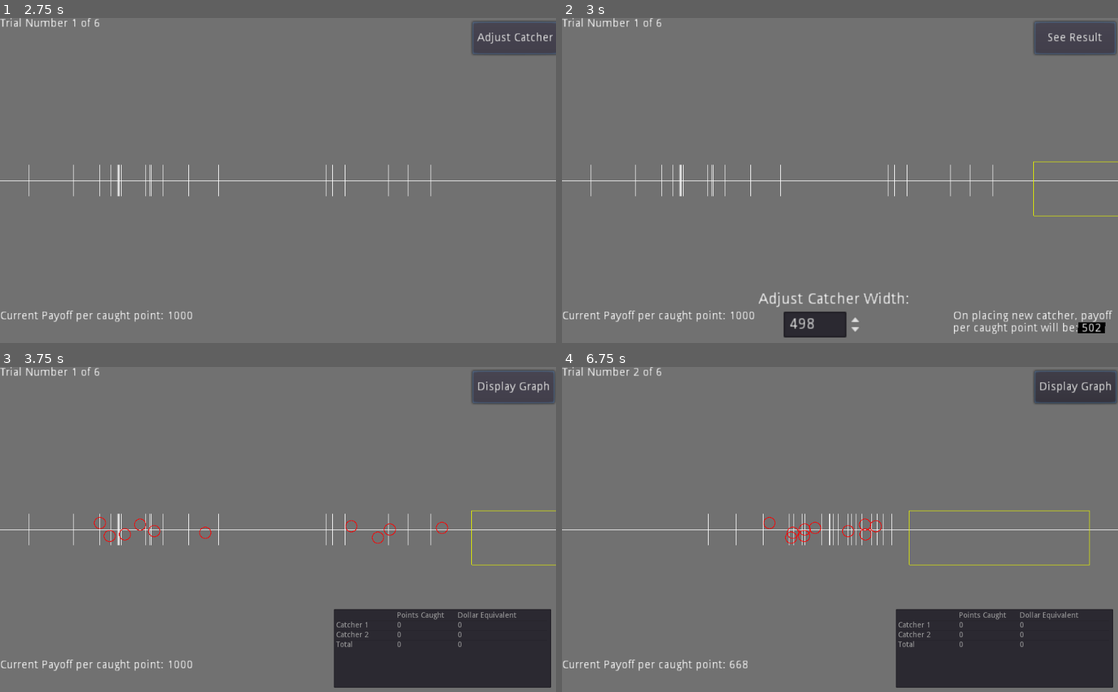
Above: before the commit, frames 1-4 (two rows, left to right).
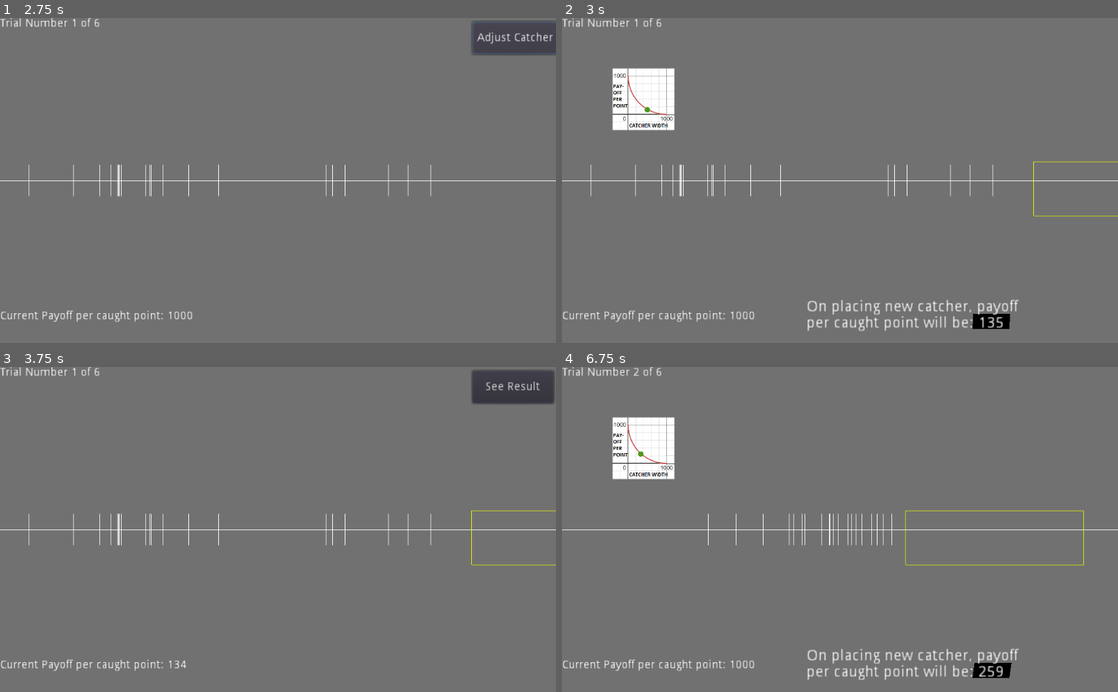
Above: after the commit, the same moments.

Repository: pb6191/bimodalGame
Game: Godot game, scene res://Menu.tscn
Same seed, same stepped clock (60 frames per second), same inputs: the game is played once before the commit and once after it.
Inputs (mouse positions are in pixels of both pictures, inside the frame that each line leads up to):
- Up to frame 1 (2.75 s): click (433, 138) at 0.52 s; type "12" at 0.6 s; click "START" at 1.25 s; click "Start Trial" at 2 s
- Up to frame 2 (3 s): click "Adjust Catcher" at 2.75 s
- Up to frame 3 (3.75 s): click (511, 386) at 3.5 s, where only the run before the commit has a clickable "See Result"
- Up to frame 4 (6.75 s): click "Display Graph" (after the commit: "See Result") at 4.25 s; click "Start Trial" (after the commit: "Display Graph") at 5 s; tap Enter at 5.75 s; move the mouse to (962, 513) at 5.77 s; hold Right (ui_right) 5.78-6.53 s; hold Space (ui_select) 5.78-6.53 s; click (962, 513) at 5.85 s; move the mouse to (728, 545) at 6.52 s; hold Down (ui_down) from 6.53 s (still down); tap Space (ui_select) at 6.6 s

Frame 1 is identical in both runs. In frame 2, 6.5% of the frame differs, in the area x 9-100%, y 0-99%; in frame 3, 9.8%; in frame 4, 14%.

Commit message:
add dynamic plot

Diff:
--- a/Main.gd
+++ b/Main.gd
@@ -72,6 +72,7 @@
 var caughtIn1 = 0
 var caughtIn2 = 0
 var drawGraph = false
+var draw2ndGraph = false
 
 var changeWidth = 0
 var payoffTrial = 1000
@@ -92,6 +93,8 @@
 			drawing.push_back(Vector2(i+offset, yPoint))
 		for index_point in range(1999):
 			draw_line(drawing[index_point], drawing[index_point + 1], Color(1, 1, 1, 1))
+	if draw2ndGraph == true:
+		draw_circle(Vector2(122+( $"SpinBox2".value +1000 - sqrt((2000 * payoffTrial) - (payoffTrial * payoffTrial)) )/1000*71, 108+(1000-( 1000 - sqrt(   1000000 - ( $"SpinBox2".value - sqrt((2000 * payoffTrial) - (payoffTrial * payoffTrial)) ) * ( $"SpinBox2".value - sqrt((2000 * payoffTrial) - (payoffTrial * payoffTrial)) )     )) )/1000*71), 5.0, Color(0.3, 0.6, 0.1, 1))
 
 func sum(arr:Array):
 	var result = 0
@@ -195,6 +198,24 @@
 	timeElapsedSinceGameStart = timeElapsedSinceGameStart + delta
 	timeElapsedSinceLastLog = timeElapsedSinceLastLog + delta
 	if $"Button".text == txt3:
+		if Input.is_action_just_pressed("lmb"):
+			readyclick = 1
+		if Input.is_action_just_released("lmb") and readyclick == 1 and !($"Sprite3".position.x<0):
+			readyclick = 0
+			spawnOneCatcherLMB()
+			catchersPlaced = catchersPlaced + 1
+			draw2ndGraph = false
+			update()
+			$"RichTextLabel2".visible = false
+			$"Sprite6".visible = false
+			$"Sprite7".visible = false
+			$"Button".visible = true
+			if global.catchersAllowed == 2:
+				var jitter = randi() % 51 + 275
+				$"Sprite2".position.y = jitter
+				$"Sprite3".position.y = jitter
+				$"Sprite4".position.y = jitter + 50
+				$"Sprite5".position.y = jitter - 50
 		if catcheroutside == 0 and catchersPlaced < global.catchersAllowed:
 			if Input.is_action_pressed("ui_right"):
 				$"Sprite2".position.x +=1
@@ -207,6 +228,57 @@
 			if Input.is_action_pressed("ui_down") and $"SpinBox2".value>=1:
 				$"SpinBox2".value -=1
 			$"Sprite3".position.x =$"Sprite2".position.x + 2*startingCatcherWidth
+			if Input.is_action_pressed("ui_select") and !($"Sprite3".position.x<0):
+				$"Button".visible = true
+				spawnOneCatcherLMB()
+				catchersPlaced = catchersPlaced + 1
+				if global.catchersAllowed == 2:
+					var jitter = randi() % 51 + 275
+					$"Sprite2".position.y = jitter
+					$"Sprite3".position.y = jitter
+					$"Sprite4".position.y = jitter + 50
+					$"Sprite5".position.y = jitter - 50
+
+				draw2ndGraph = false
+				$"Sprite7".visible = false
+				update()
+				spawnTen()
+				$"ItemList".visible = true
+				$"ItemList".add_item(" ", null, false)
+				$"ItemList".add_item("Points Caught", null, false)
+				$"ItemList".add_item("Payoff Equivalent", null, false)
+				$"ItemList".add_item("Total", null, false)
+				$"ItemList".add_item(str(caughtIn1+caughtIn2), null, false)
+				$"ItemList".add_item(str((caughtIn1+caughtIn2)*payoffTrial), null, false)
+
+				if global.numPlayed == 1 and (trialNum+1) == 50: # this should always be 50 given there are atleast 50 test trials, because this is for one shot payment
+					global.sess1var1 = str(caughtIn1)
+					global.sess1var2 = str(caughtIn1 * payoffTrial)
+					global.sess1var3 = str(caughtIn2)
+					global.sess1var4 = str(caughtIn2 * payoffTrial)
+					global.sess1var5 = str(caughtIn1+caughtIn2)
+					global.sess1var6 = str((caughtIn1+caughtIn2)*payoffTrial)
+
+				if global.numPlayed == 2 and (trialNum+1) == 50: # this should always be 50 given there are atleast 50 test trials, because this is for one shot payment
+					global.sess2var1 = str(caughtIn1)
+					global.sess2var2 = str(caughtIn1 * payoffTrial)
+					global.sess2var3 = str(caughtIn2)
+					global.sess2var4 = str(caughtIn2 * payoffTrial)
+					global.sess2var5 = str(caughtIn1+caughtIn2)
+					global.sess2var6 = str((caughtIn1+caughtIn2)*payoffTrial)
+
+				var time2 = OS.get_time()
+				var time_return2 = String(time2.hour) +":"+String(time2.minute)+":"+String(time2.second)
+				saveOutput.append(time_return2+","+str(trialNum+1)+ "," + str(timeElapsedSinceGameStart) + "," + str(timeElapsedSinceLastLog) + "," + str(offset - int(FULLdisArr1[FULLindexArr1[trialNum]]/2)) + "," + str(offset + int(FULLdisArr1[FULLindexArr1[trialNum]]/2)) + "," + str(SDmultiplierUnimodal*FULLdevArr1[FULLindexArr1[trialNum]]) + "," + strListXs + "," + firstCatcherLeftEdge + "," + firstCatcherRightEdge + "," + secondCatcherLeftEdge + "," + secondCatcherRightEdge + "," + finalstrListXs + "," + str(payoffTrial) + "," + str(caughtIn1) + "," + str(caughtIn2) + "," + str(caughtIn1*payoffTrial) + "," + str(caughtIn2*payoffTrial) )
+				timeElapsedSinceLastLog = 0
+
+				if (global.playItertn == 1) or ("testing" in global.participCode):
+					$"Button".text = txt3mid
+				else:
+					if (trialNum+1)==totalTrials:
+						$"Button".text = "Main Screen"
+					else:
+						$"Button".text = txt1
 		else:
 			$"Sprite2".position.x = -20
 			$"Sprite3".position.x = -20
@@ -221,22 +293,13 @@
 		$"Sprite5".position.x = ($"Sprite3".position.x + $"Sprite2".position.x)/2
 		$"Sprite4".scale.x = ($"Sprite3".position.x - $"Sprite2".position.x)
 		$"Sprite5".scale.x = ($"Sprite3".position.x - $"Sprite2".position.x)
-		if Input.is_action_just_pressed("lmb"):
-			readyclick = 1
-		if Input.is_action_just_released("lmb") and readyclick == 1 and !($"Sprite3".position.x<0):
-			readyclick = 0
-			spawnOneCatcher()
-			catchersPlaced = catchersPlaced + 1
-			var jitter = randi() % 51 + 275
-			$"Sprite2".position.y = jitter
-			$"Sprite3".position.y = jitter
-			$"Sprite4".position.y = jitter + 50
-			$"Sprite5".position.y = jitter - 50
+
 		if changeWidth == 1:
+			update()
 			startingCatcherWidth = int($"SpinBox2".value / 2)
 			$"RichTextLabel2".visible = true
 			$"Sprite6".visible = true
-			$"RichTextLabel2".bbcode_text = "On placing new catcher, payoff per caught point will be: [b][i]"+str(payoffTrial-(int($"SpinBox2".value / 1))*1)+"[/i][/b]"
+			$"RichTextLabel2".bbcode_text = "On placing new catcher, payoff per caught point will be: [b][i]"+str(int( 1000 - sqrt(   1000000 - ( $"SpinBox2".value - sqrt((2000 * payoffTrial) - (payoffTrial * payoffTrial)) ) * ( $"SpinBox2".value - sqrt((2000 * payoffTrial) - (payoffTrial * payoffTrial)) )     ))) +"[/i][/b]"
 	else:
 		$"RichTextLabel2".visible = false
 		$"Sprite6".visible = false
@@ -402,7 +465,7 @@
 			get_node("Node/"+traceFolderName).add_child(temp3)
 			get_node("Node/"+traceFolderName).add_child(temp4)
 
-func spawnOneCatcher():
+func spawnOneCatcherSPACE():
 	global.win -= catcherCost
 	#$"RichTextLabel2".text = "Total Balance in Dollars: "+str(global.win)
 	print("catcher placed")
@@ -413,13 +476,56 @@
 	if catchersPlaced == 1:
 		secondCatcherLeftEdge = str($"Sprite2".position.x)
 		secondCatcherRightEdge = str($"Sprite3".position.x)
-	for n1 in range($"Sprite2".position.x, $"Sprite3".position.x):
+	for n1 in range($"Sprite2".position.x, $"Sprite3".position.x + 1):
 		greenlist.append(n1)
 		if catchersPlaced == 0:
 			greenlistCatcher1.append(n1)
 		if catchersPlaced == 1:
 			greenlistCatcher2.append(n1)
-	payoffTrial = 1000 - greenlist.size()
+	# payoffTrial = 1000 - greenlist.size() # linear
+	payoffTrial = int (1000 - sqrt(1000000 - ( (greenlist.size()-1000)*(greenlist.size()-1000) ) ) ) #quadratic
+	$"RichTextLabel3".text = "Current Payoff per caught point: "+str(payoffTrial)
+	if catchersPlaced == 0 and global.catchersAllowed == 2:
+		if has_node("Sprite2"):
+			catchersp2 = $"Sprite2".duplicate()
+			catchersp2.set_name(generate_word(characters, 10))
+			get_node("Catcher/"+catchFolderName).add_child(catchersp2)
+		if has_node("Sprite3"):
+			catchersp3 = $"Sprite3".duplicate()
+			catchersp3.set_name(generate_word(characters, 10))
+			get_node("Catcher/"+catchFolderName).add_child(catchersp3)
+		if has_node("Sprite4"):
+			catchersp4 = $"Sprite4".duplicate()
+			catchersp4.set_name(generate_word(characters, 10))
+			get_node("Catcher/"+catchFolderName).add_child(catchersp4)
+		if has_node("Sprite5"):
+			catchersp5 = $"Sprite5".duplicate()
+			catchersp5.set_name(generate_word(characters, 10))
+			get_node("Catcher/"+catchFolderName).add_child(catchersp5)
+
+func spawnOneCatcherLMB():
+	global.win -= catcherCost
+	if catchersPlaced == 0 and global.catchersAllowed == 2:
+		changeWidth = 1
+	else:
+		changeWidth = 0
+	#$"RichTextLabel2".text = "Total Balance in Dollars: "+str(global.win)
+	print("catcher placed")
+	numcatchers += 1
+	if catchersPlaced == 0:
+		firstCatcherLeftEdge = str($"Sprite2".position.x)
+		firstCatcherRightEdge = str($"Sprite3".position.x)
+	if catchersPlaced == 1:
+		secondCatcherLeftEdge = str($"Sprite2".position.x)
+		secondCatcherRightEdge = str($"Sprite3".position.x)
+	for n1 in range($"Sprite2".position.x, $"Sprite3".position.x + 1):
+		greenlist.append(n1)
+		if catchersPlaced == 0:
+			greenlistCatcher1.append(n1)
+		if catchersPlaced == 1:
+			greenlistCatcher2.append(n1)
+	# payoffTrial = 1000 - greenlist.size() # linear
+	payoffTrial = int (1000 - sqrt(1000000 - ( (greenlist.size()-1000)*(greenlist.size()-1000) ) ) ) #quadratic
 	$"RichTextLabel3".text = "Current Payoff per caught point: "+str(payoffTrial)
 	if has_node("Sprite2"):
 		catchersp2 = $"Sprite2".duplicate()
@@ -447,6 +553,8 @@
 		caughtIn2 = 0
 		freshPress = false
 		drawGraph = false
+		draw2ndGraph = false
+		$"Sprite7".visible = false
 		#$"RichTextLabel2".text = "Total Balance in Dollars: "+str(global.win)
 		update()
 		trialNum +=1
@@ -503,12 +611,17 @@
 		var startingCatcherWidth = (randi() % 1000) + 1
 		$"ItemList".visible = false
 		freshPress = false
+		draw2ndGraph = true
+		$"Sprite7".visible = true
+		update()
 		modesSaid = $"SpinBox".value
 		$"RichTextLabel4".visible = false
 		$"SpinBox".visible = false
-		$"RichTextLabel5".visible = true
+		# $"RichTextLabel5".visible = true # uncomment if need to use spinbox for adjusting cather width
 		$"SpinBox2".value = startingCatcherWidth
-		$"SpinBox2".visible = true
+
+		# $"SpinBox2".visible = true # uncomment if need to use spinbox for adjusting cather width
+
 		changeWidth = 1
 		#$"CheckBox".pressed = true
 		#$"CheckBox".visible = true
@@ -527,9 +640,17 @@
 		$"Sprite3".visible = true
 		$"Sprite4".visible = true
 		$"Sprite5".visible = true
+
+		print(catchersPlaced)
+		print("catcher LOCATION"+str($"Sprite2".position.x)+"AND"+str($"Sprite2".position.y)+"AND"+str($"Sprite2".visible)+$"Button".text)
 		$"Button".text = txt3
+		$"Button".visible = false # using space bar - "ui_select"
+		catcheroutside = 0 # using space bar - "ui_select"
 	if $"Button".text == txt3 and freshPress == true:
 		freshPress = false
+		draw2ndGraph = false
+		$"Sprite7".visible = false
+		update()
 		$"RichTextLabel5".visible = false
 		$"SpinBox2".visible = false
 		#$"CheckBox".visible = false
@@ -545,13 +666,13 @@
 		$"ItemList".visible = true
 		$"ItemList".add_item(" ", null, false)
 		$"ItemList".add_item("Points Caught", null, false)
-		$"ItemList".add_item("Dollar Equivalent", null, false)
-		$"ItemList".add_item("Catcher 1", null, false)
-		$"ItemList".add_item(str(caughtIn1), null, false)
-		$"ItemList".add_item(str(caughtIn1 * payoffTrial), null, false)
-		$"ItemList".add_item("Catcher 2", null, false)
-		$"ItemList".add_item(str(caughtIn2), null, false)
-		$"ItemList".add_item(str(caughtIn2 * payoffTrial), null, false)
+		$"ItemList".add_item("Payoff Equivalent", null, false)
+		#$"ItemList".add_item("Catcher 1", null, false)
+		#$"ItemList".add_item(str(caughtIn1), null, false)
+		#$"ItemList".add_item(str(caughtIn1 * payoffTrial), null, false)
+		#$"ItemList".add_item("Catcher 2", null, false)
+		#$"ItemList".add_item(str(caughtIn2), null, false)
+		#$"ItemList".add_item(str(caughtIn2 * payoffTrial), null, false)
 		$"ItemList".add_item("Total", null, false)
 		$"ItemList".add_item(str(caughtIn1+caughtIn2), null, false)
 		$"ItemList".add_item(str((caughtIn1+caughtIn2)*payoffTrial), null, false)
@@ -588,6 +709,8 @@
 		$"ItemList".visible = false
 		freshPress = false
 		drawGraph = true
+		draw2ndGraph = false
+		$"Sprite7".visible = false
 		update()
 		if (trialNum+1)==totalTrials:
 			$"Button".text = "Main Screen"
@@ -609,6 +732,8 @@
 		$"ItemList".visible = false
 		freshPress = false
 		drawGraph = false
+		draw2ndGraph = false
+		$"Sprite7".visible = false
 		update()
 		if (global.back2backDesign == 1):
 			if global.playItertn == 1:
--- a/Main.tscn
+++ b/Main.tscn
@@ -9,6 +9,7 @@
 [ext_resource path="res://catcher_buttongroup.tres" type="ButtonGroup" id=7]
 [ext_resource path="res://pngfind.com-white-circles-png-3619117.png" type="Texture" id=8]
 [ext_resource path="res://wind_2d.shader" type="Shader" id=9]
+[ext_resource path="res://PLOT.png" type="Texture" id=10]
 
 [sub_resource type="ShaderMaterial" id=1]
 shader = ExtResource( 9 )
@@ -25,6 +26,13 @@
 [node name="Node2D" type="Node2D"]
 script = ExtResource( 1 )
 
+[node name="Sprite7" type="Sprite" parent="."]
+visible = false
+position = Vector2( 150, 150 )
+scale = Vector2( 0.5, 0.5 )
+z_index = -1
+texture = ExtResource( 10 )
+
 [node name="Sprite" type="Sprite" parent="."]
 position = Vector2( 900, 300 )
 scale = Vector2( 3050, 1 )
@@ -91,17 +99,17 @@
 visible = false
 modulate = Color( 0, 0, 0, 1 )
 material = SubResource( 1 )
-position = Vector2( 975, 572 )
-scale = Vector2( 50, 20 )
+position = Vector2( 790, 560 )
+scale = Vector2( 68, 28 )
 texture = ExtResource( 2 )
 
 [node name="RichTextLabel2" type="RichTextLabel" parent="."]
 visible = false
-margin_left = 720.0
-margin_top = 540.0
-margin_right = 920.0
-margin_bottom = 580.0
-rect_scale = Vector2( 1.5, 1.5 )
+margin_left = 450.0
+margin_top = 520.0
+margin_right = 650.0
+margin_bottom = 560.0
+rect_scale = Vector2( 2, 2 )
 bbcode_enabled = true
 __meta__ = {
 "_edit_use_anchors_": false
--- a/RichTextLabellast.gd
+++ b/RichTextLabellast.gd
@@ -11,26 +11,28 @@
 	$".".text = "Please note down your code - " + global.participCode + ". You will need it for reimbursement. You will be paid for trial #50 in session(s) and your total is as follows:"
 	$"../ItemList".add_item(" ", null, false)
 	$"../ItemList".add_item("Points Caught", null, false)
-	$"../ItemList".add_item("Dollar Equivalent", null, false)
-	$"../ItemList".add_item("Session 1 Catcher 1", null, false)
-	$"../ItemList".add_item(global.sess1var1, null, false)
-	$"../ItemList".add_item(global.sess1var2, null, false)
-	$"../ItemList".add_item("Session 1 Catcher 2", null, false)
-	$"../ItemList".add_item(global.sess1var3, null, false)
-	$"../ItemList".add_item(global.sess1var4, null, false)
-	$"../ItemList".add_item("Session 1 Total", null, false)
-	$"../ItemList".add_item(global.sess1var5, null, false)
-	$"../ItemList".add_item(global.sess1var6, null, false)
+	$"../ItemList".add_item("Payoff Equivalent", null, false)
 
-	$"../ItemList".add_item("Session 2 Catcher 1", null, false)
-	$"../ItemList".add_item(global.sess2var1, null, false)
-	$"../ItemList".add_item(global.sess2var2, null, false)
-	$"../ItemList".add_item("Session 2 Catcher 2", null, false)
-	$"../ItemList".add_item(global.sess2var3, null, false)
-	$"../ItemList".add_item(global.sess2var4, null, false)
-	$"../ItemList".add_item("Session 2 Total", null, false)
-	$"../ItemList".add_item(global.sess2var5, null, false)
-	$"../ItemList".add_item(global.sess2var6, null, false)
+	#$"../ItemList".add_item("Session 1 Catcher 1", null, false)
+	#$"../ItemList".add_item(global.sess1var1, null, false)
+	#$"../ItemList".add_item(global.sess1var2, null, false)
+	#$"../ItemList".add_item("Session 1 Catcher 2", null, false)
+	#$"../ItemList".add_item(global.sess1var3, null, false)
+	#$"../ItemList".add_item(global.sess1var4, null, false)
+	#$"../ItemList".add_item("Session 1 Total", null, false)
+	#$"../ItemList".add_item(global.sess1var5, null, false)
+	#$"../ItemList".add_item(global.sess1var6, null, false)
+
+	#$"../ItemList".add_item("Session 2 Catcher 1", null, false)
+	#$"../ItemList".add_item(global.sess2var1, null, false)
+	#$"../ItemList".add_item(global.sess2var2, null, false)
+	#$"../ItemList".add_item("Session 2 Catcher 2", null, false)
+	#$"../ItemList".add_item(global.sess2var3, null, false)
+	#$"../ItemList".add_item(global.sess2var4, null, false)
+	#$"../ItemList".add_item("Session 2 Total", null, false)
+	#$"../ItemList".add_item(global.sess2var5, null, false)
+	#$"../ItemList".add_item(global.sess2var6, null, false)
+
 	$"../ItemList".add_item("Grand TOTAL", null, false)
 	$"../ItemList".add_item(str(float(global.sess1var5) + float(global.sess2var5)), null, false)
 	$"../ItemList".add_item(str(float(global.sess1var6) + float(global.sess2var6)), null, false)
Not shown: 1 places in Main.tscn that only renumber resources
Binary file added: PLOT.png
Not shown, added: PLOT.png.import
Not shown, changed: export_presets.cfg
